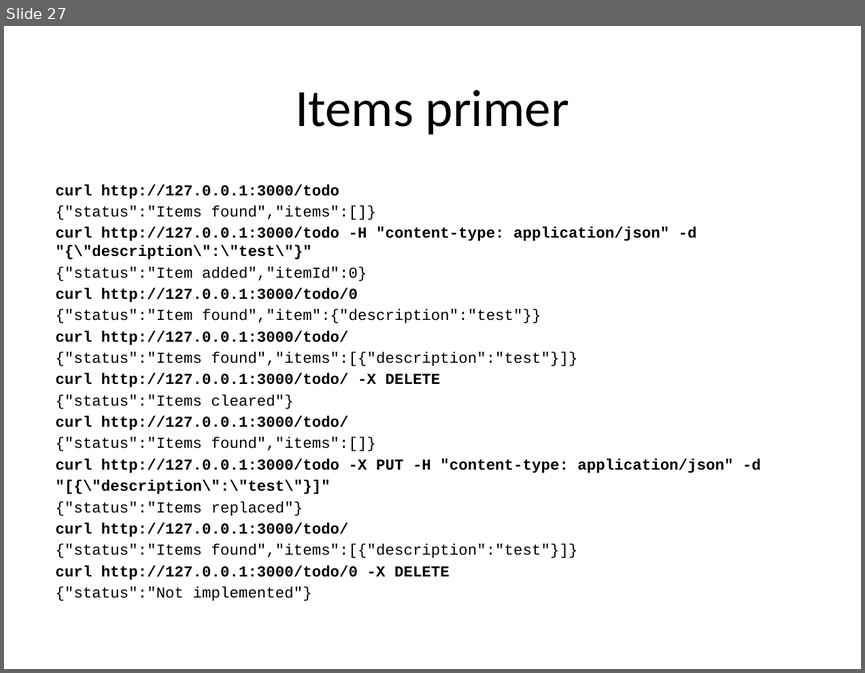
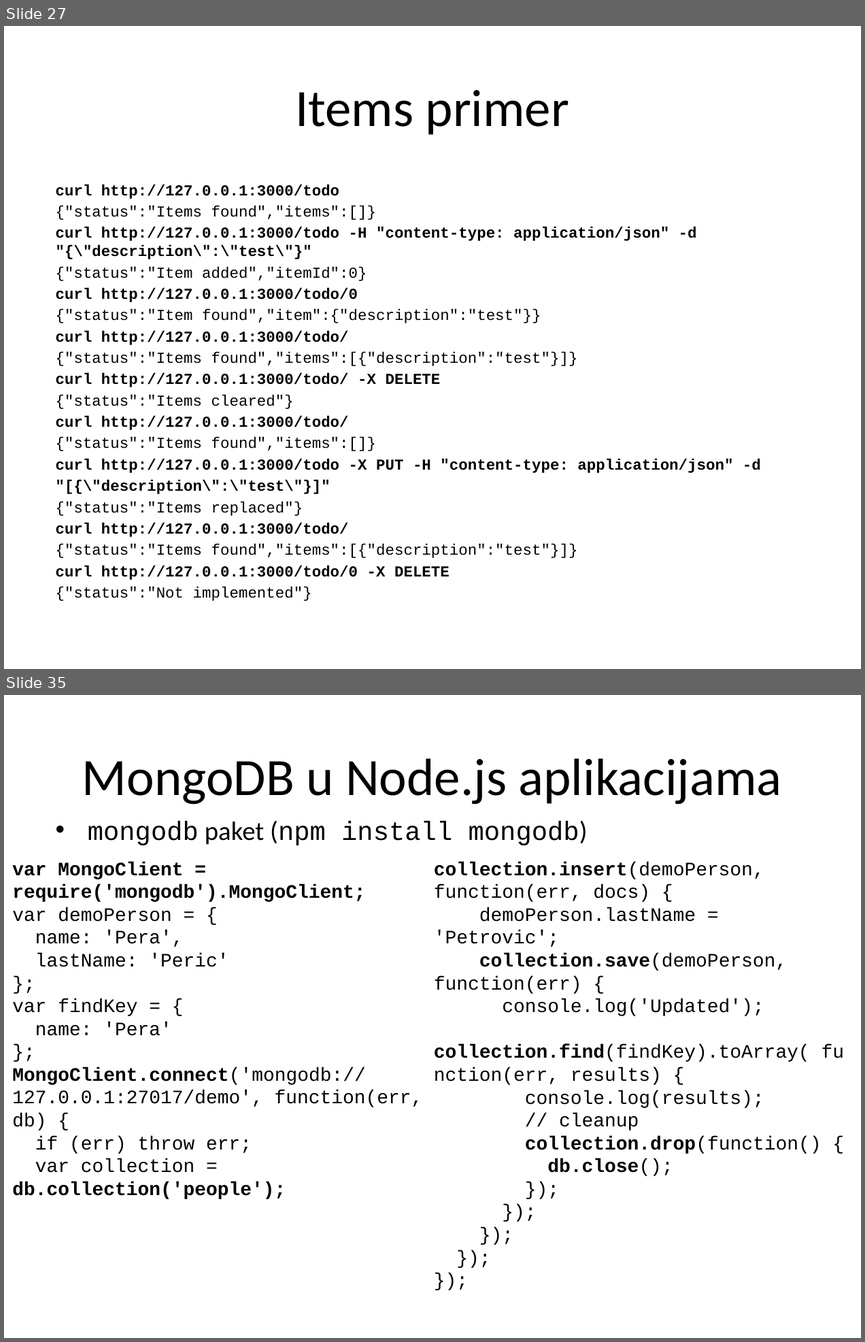
Before and after one commit to XWS2016/BackEnd, a slide deck: 02_REST_servisi/BackEnd_02_REST_servisi.pptx. Shown one above the other, each under a label of ours: slide 27 before the commit, slides 27 and 35 after it; the slides between them are not shown. The pictures are 865x673 and 865x1342 pixels, drawn with LibreOffice and Linux fonts; fonts in the diff are those of the drawing. Boxes give left, top, right and bottom in pixels: in the first picture for what was removed or moved away, otherwise in the second. Text is boxed around its words. In the diff, an @@ line names an element or a change of style, - is before the commit and + after.

```diff
--- a/02_REST_servisi/BackEnd_02_REST_servisi.pptx
+++ b/02_REST_servisi/BackEnd_02_REST_servisi.pptx
@@ slide 35 added at (x1=4, y1=695, x2=861, y2=1338), background #FFFFFF @@
@@ title added at (x1=82, y1=758, x2=782, y2=804), 44 pt, text #000000 @@
+MongoDB u Node.js aplikacijama
@@ text added at (x1=88, y1=821, x2=587, y2=845), 22.2 pt, text #000000 @@
+• mongodb paket (npm install mongodb)
@@ text added at (x1=12, y1=862, x2=423, y2=1199), 16 pt, text #000000 @@
+var MongoClient = require('mongodb').MongoClient;
+var demoPerson = {
+name: 'Pera',
+lastName: 'Peric'
+};
+var findKey = {
+name: 'Pera'
+};
+MongoClient.connect('mongodb://127.0.0.1:27017/demo', function(err, db) {
+if (err) throw err;
+var collection = db.collection('people');
@@ text added at (x1=434, y1=862, x2=821, y2=1176), 16 pt, text #000000 @@
+collection.insert(demoPerson, function(err, docs) {
+demoPerson.lastName = 'Petrovic';
+collection.save(demoPerson, function(err) {
+console.log('Updated');
+collection.find(findKey).toArray( function(err, results) {
+console.log(results);
+// cleanup
+collection.drop(function() {
+db.close();
+});
+});
+});
+});
+});
```
Also in this commit, not shown: 1 slide changed, 13 other slides added, 12 other files.
